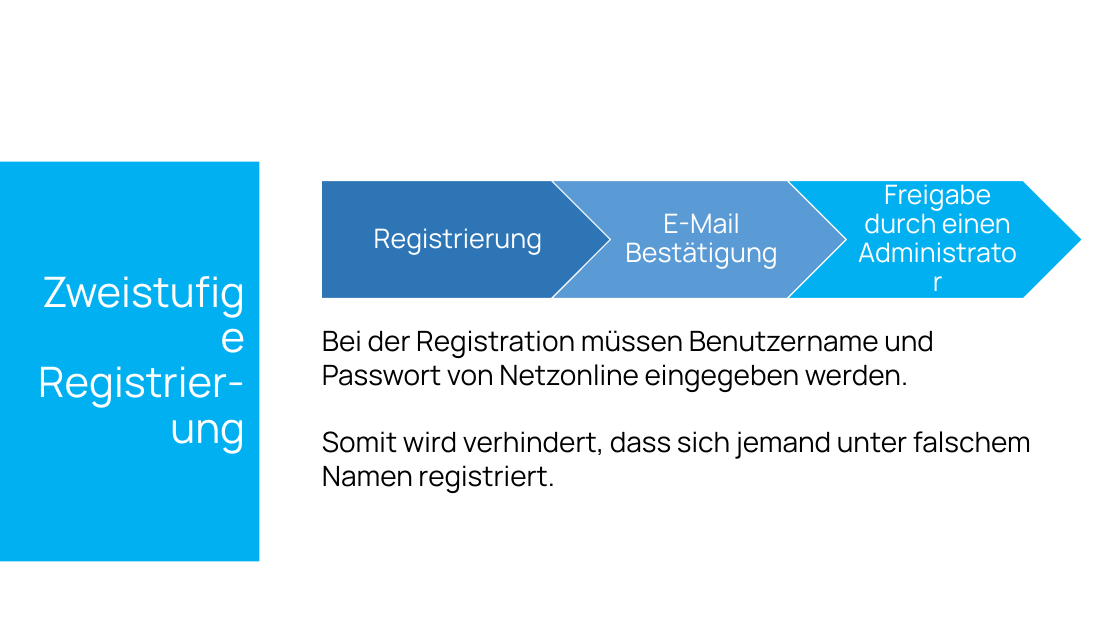
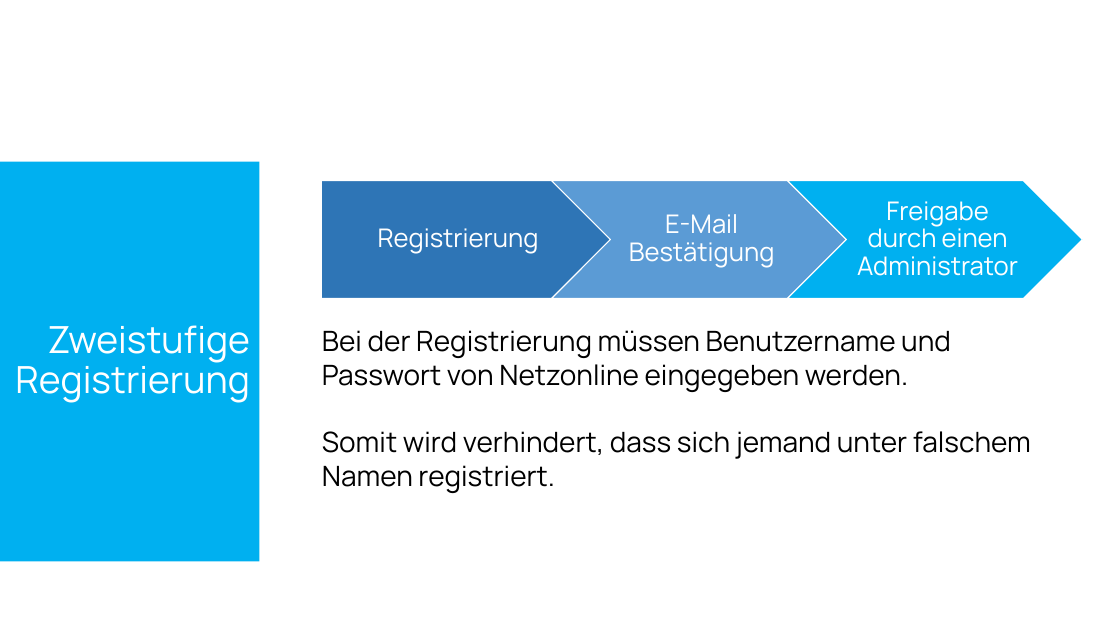
Before and after one commit to SebastianMandl/AEMS, a slide deck: slide 11 of Planung/Praesentationen/Praesentation_Firmentag.pptx (slide 10 before the commit). Drawn at 1120x630 pixels with LibreOffice and Linux fonts; fonts in the diff are those of the drawing; background and template pictures are left out. Boxes give left, top, right and bottom in pixels: in the first picture for what was removed or moved away, otherwise in the second. Text is boxed around its words. In the diff, an @@ line names an element or a change of style, - is before the commit and + after.

```diff
--- a/Planung/Praesentationen/Praesentation_Firmentag.pptx
+++ b/Planung/Praesentationen/Praesentation_Firmentag.pptx
@@ size 23 to 22 pt in 3 elements at <box>378,228,539,254</box>, <box>629,214,775,268</box>, <box>857,201,1018,276</box> @@
@@ title at <box>15,325,250,403</box>: text changed; size 36 to 32 pt @@
-Zweistufige Registrier-
-ung
+Zweistufige Registrierung
@@ text at <box>322,330,951,392</box>: text changed @@
-Bei der Registration müssen Benutzername und Passwort von Netzonline eingegeben werden.
+Bei der Registrierung müssen Benutzername und Passwort von Netzonline eingegeben werden.
```
Also in this commit, not shown: 6 other slides changed, 1 slide added, 1 other file.
